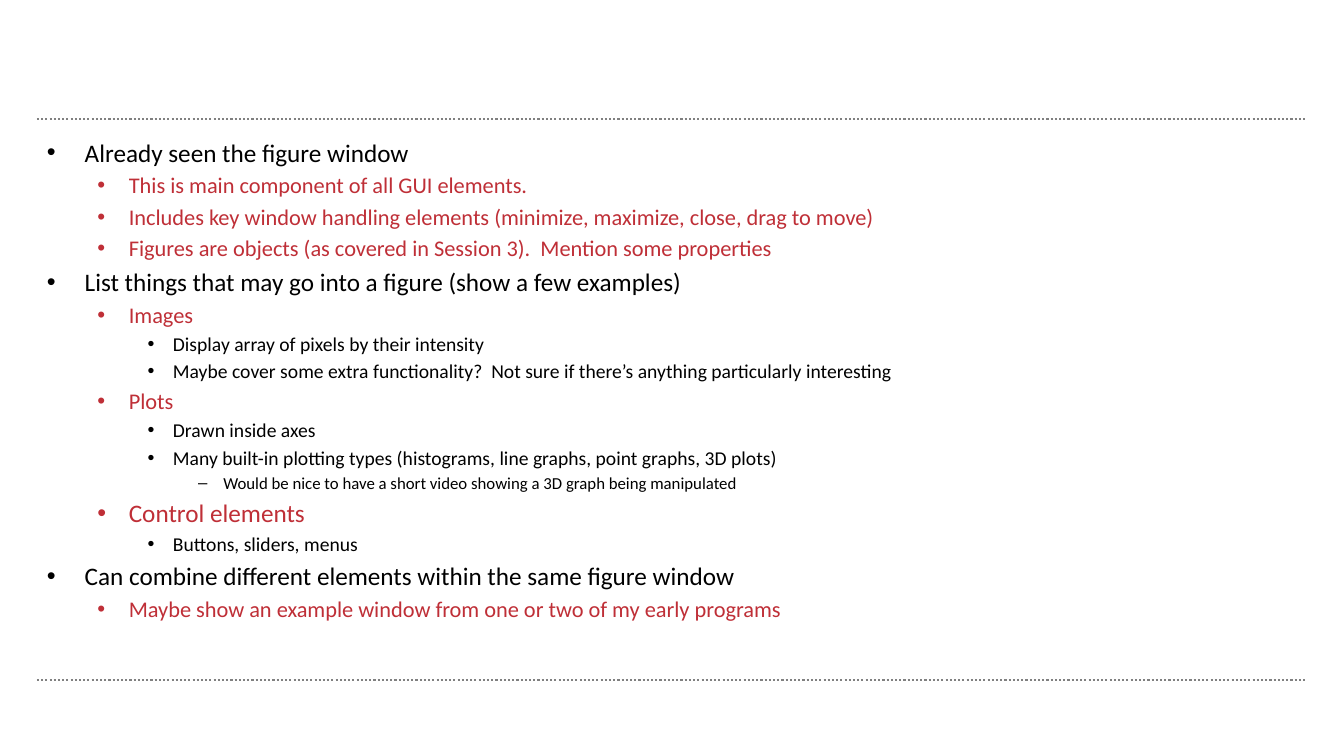
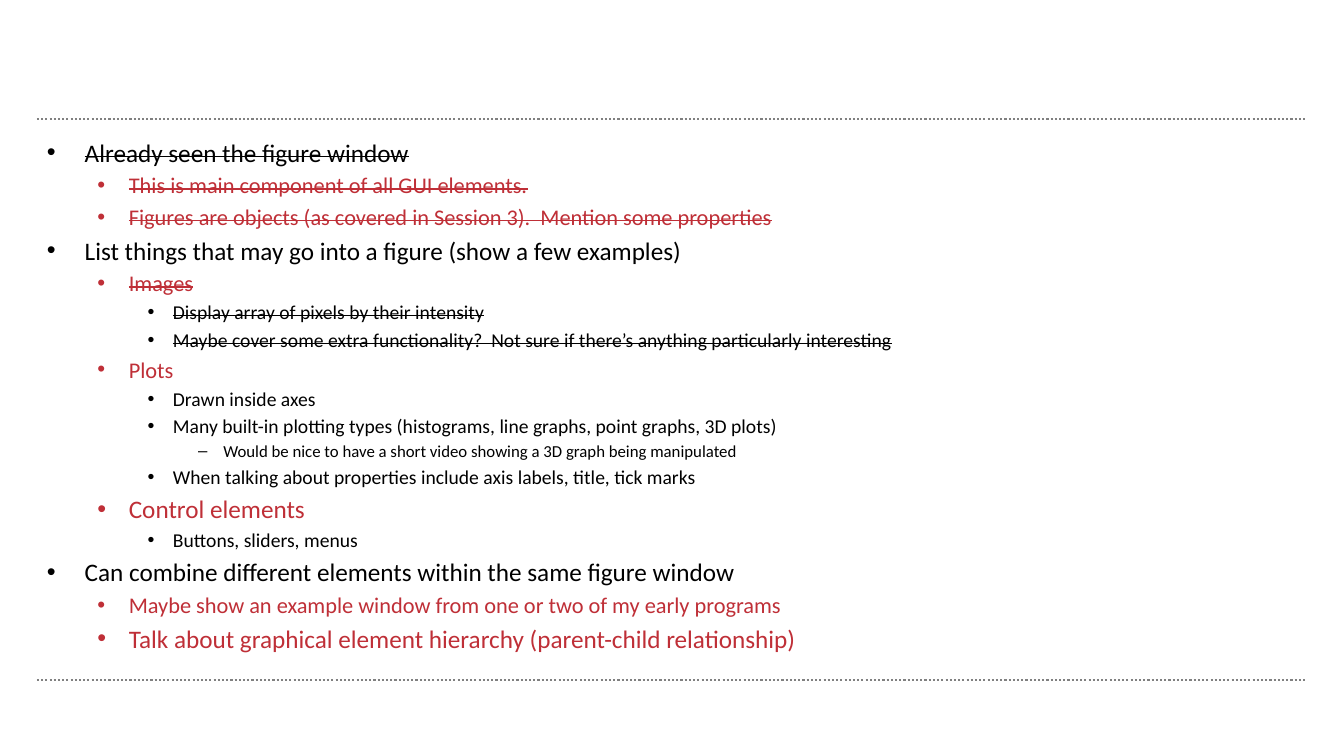
Before and after one commit to wbif-bristol/MATLAB-course, a slide deck: slide 5 of Session 4 - Figures and plotting/MATLAB Session 4.pptx. Drawn at 1344x756 pixels with LibreOffice and Linux fonts; fonts in the diff are those of the drawing; background and template pictures are left out. Boxes give left, top, right and bottom in pixels: in the first picture for what was removed or moved away, otherwise in the second. Text is boxed around its words. In the diff, an @@ line names an element or a change of style, - is before the commit and + after.

Commit message:
More bits for Session 4

```diff
--- a/Session 4 - Figures and plotting/MATLAB Session 4.pptx
+++ b/Session 4 - Figures and plotting/MATLAB Session 4.pptx
@@ text at <box>85,144,891,351</box>: strikethrough on in "Already seen the figure window", "This is main component of all GUI ...", "Figures are objects (as covered in Session ...", "Images" and 2 more places @@
@@ text at <box>129,209,873,229</box>: paragraph removed @@
-  • Includes key window handling elements (minimize, maximize, close, drag to move)
@@ text at <box>173,470,695,488</box>: paragraph added @@
+    • When talking about properties include axis labels, title, tick marks
@@ text at <box>129,629,795,653</box>: paragraph added @@
+  • Talk about graphical element hierarchy (parent-child relationship)
```
Also in this commit, not shown: 4 slides added, 1 slide removed.
